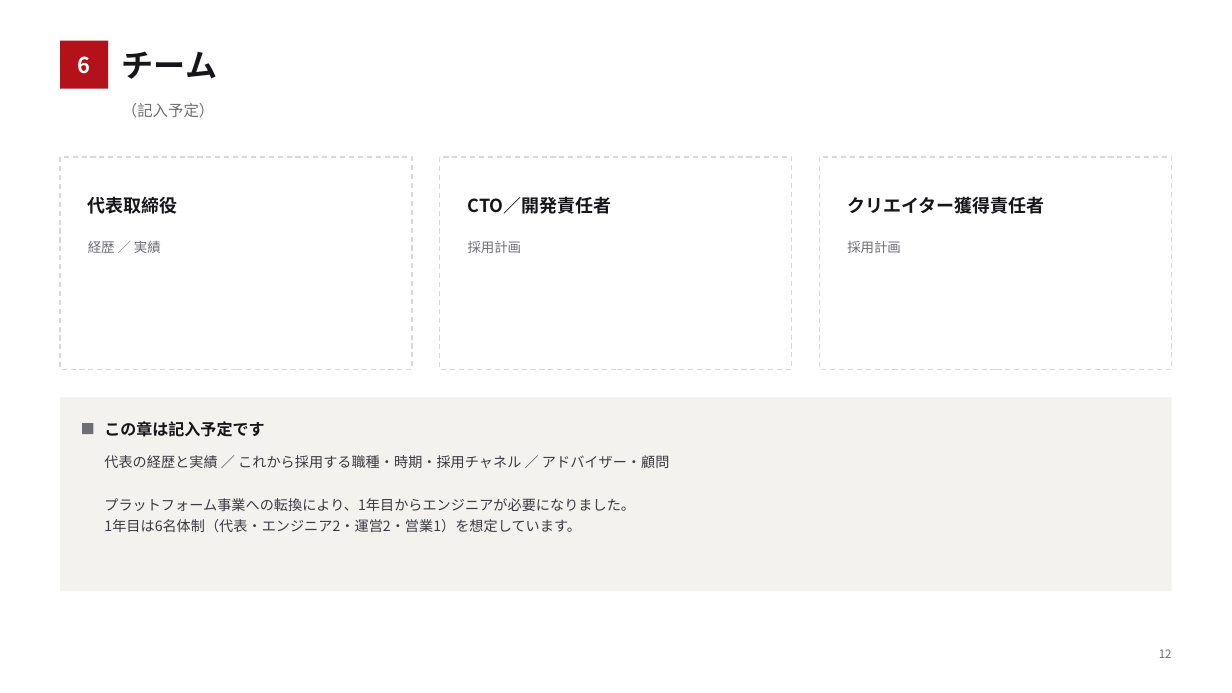
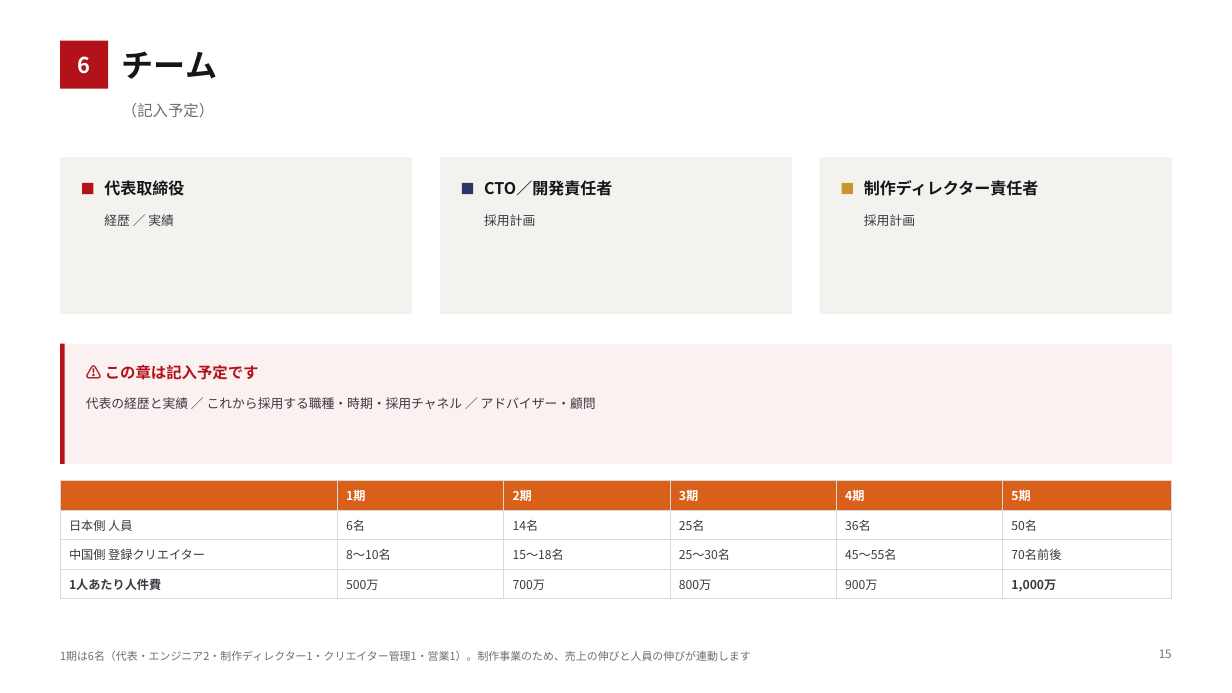
Before and after one commit to bpn333333/test, a slide deck: slide 16 of 投資家向け企画書.pptx (slide 13 before the commit). Drawn at 1232x693 pixels with LibreOffice and Linux fonts; fonts in the diff are those of the drawing. Boxes give left, top, right and bottom in pixels: in the first picture for what was removed or moved away, otherwise in the second. Text is boxed around its words. In the diff, an @@ line names an element or a change of style, - is before the commit and + after.

```diff
--- a/投資家向け企画書.pptx
+++ b/投資家向け企画書.pptx
@@ rectangle: place and size @@
-rectangle at [60, 157, 412, 370]
+rectangle at [60, 157, 412, 314]
@@ text "代表取締役": place and size @@
-text "代表取締役" at [88, 196, 178, 214]
+text "代表取締役" at [104, 180, 184, 196]
@@ text "代表取締役" at [104, 180, 184, 196]: size 14 to 12.5 pt @@
@@ rectangle: place and size @@
-rectangle at [440, 157, 792, 370]
+rectangle at [440, 157, 792, 314]
@@ text "CTO／開発責任者" at [484, 180, 612, 196]: size 14 to 12.5 pt @@
@@ text "CTO／開発責任者": place and size @@
-text "CTO／開発責任者" at [468, 196, 612, 214]
+text "CTO／開発責任者" at [484, 180, 612, 196]
@@ fill #FFFFFF to #F4F2EF; outline #DCD9D4 1 pt dashed to none in 3 elements at [60, 157, 412, 314], [440, 157, 792, 314], [820, 157, 1172, 314] @@
@@ rectangle: place and size @@
-rectangle at [820, 157, 1172, 370]
+rectangle at [820, 157, 1172, 314]
@@ rectangle added at [82, 183, 93, 194], fill #B3121B @@
@@ text "経歴 ／ 実績": place and size @@
-text "経歴 ／ 実績" at [88, 241, 161, 253]
+text "経歴 ／ 実績" at [104, 214, 174, 226]
@@ rectangle added at [462, 183, 473, 194], fill #2A3563 @@
@@ size 10.5 to 10 pt, text colour #6E6E76 to #3A3A42; line spacing 1 to 1.26; vertical alignment middle to top in 3 elements at [104, 214, 174, 226], [864, 214, 915, 226], [484, 214, 535, 226] @@
@@ text "採用計画": place and size @@
-text "採用計画" at [468, 241, 522, 253]
+text "採用計画" at [484, 214, 535, 226]
@@ rectangle added at [842, 183, 853, 194], fill #C9962C @@
@@ text "採用計画": place and size @@
-text "採用計画" at [847, 241, 901, 253]
+text "採用計画" at [864, 214, 915, 226]
@@ text at [864, 180, 1038, 196]: text changed; size 14 to 12.5 pt @@
-クリエイター獲得責任者
+制作ディレクター責任者
@@ rectangle: place and size @@
-rectangle at [60, 397, 1172, 592]
+rectangle at [60, 344, 1172, 464]
@@ rectangle at [60, 344, 1172, 464]: fill #F4F2EF to #FBF1F1 @@
@@ rectangle added at [60, 344, 65, 464], fill #B3121B @@
@@ text at [105, 365, 259, 380]: text changed; size 12.5 to 12 pt; text colour #16161A to #B3121B @@
-この章は記入予定です
+⚠ この章は記入予定です
@@ text "代表の経歴と実績 ／ これから採用する職種・時期・採用チャネル ／ アドバイザー・顧問": place and size @@
-text "代表の経歴と実績 ／ これから採用する職種・時期・採用チャネル ／ アドバイザー・顧問" at [104, 455, 669, 532]
+text "代表の経歴と実績 ／ これから採用する職種・時期・採用チャネル ／ アドバイザー・顧問" at [86, 397, 596, 409]
@@ text "代表の経歴と実績 ／ これから採用する職種・時期・採用チャネル ／ アドバイザー・顧問" at [86, 397, 596, 409]: size 11 to 10 pt @@
@@ rectangle removed at [82, 423, 93, 434] @@
@@ table added at [60, 481, 1172, 596], 4 rows, 6 columns @@
+ | 1期 | 2期 | 3期 | 4期 | 5期
+日本側 人員 | 6名 | 14名 | 25名 | 36名 | 50名
+中国側 登録クリエイター | 8〜10名 | 15〜18名 | 25〜30名 | 45〜55名 | 70名前後
+1人あたり人件費 | 500万 | 700万 | 800万 | 900万 | 1,000万
@@ text at [104, 498, 635, 532]: paragraphs removed @@
-プラットフォーム事業への転換により、1年目からエンジニアが必要になりました。
-1年目は6名体制（代表・エンジニア2・運営2・営業1）を想定しています。
@@ text added at [60, 651, 751, 661], 8.5 pt, text #6E6E76 @@
+1期は6名（代表・エンジニア2・制作ディレクター1・クリエイター管理1・営業1）。制作事業のため、売上の伸びと人員の伸びが連動します
@@ text at [1159, 649, 1172, 658]: text changed @@
-12
+15
```
Also in this commit, not shown: 13 other slides changed, 10 slides added, 6 slides removed, 11 other files.
